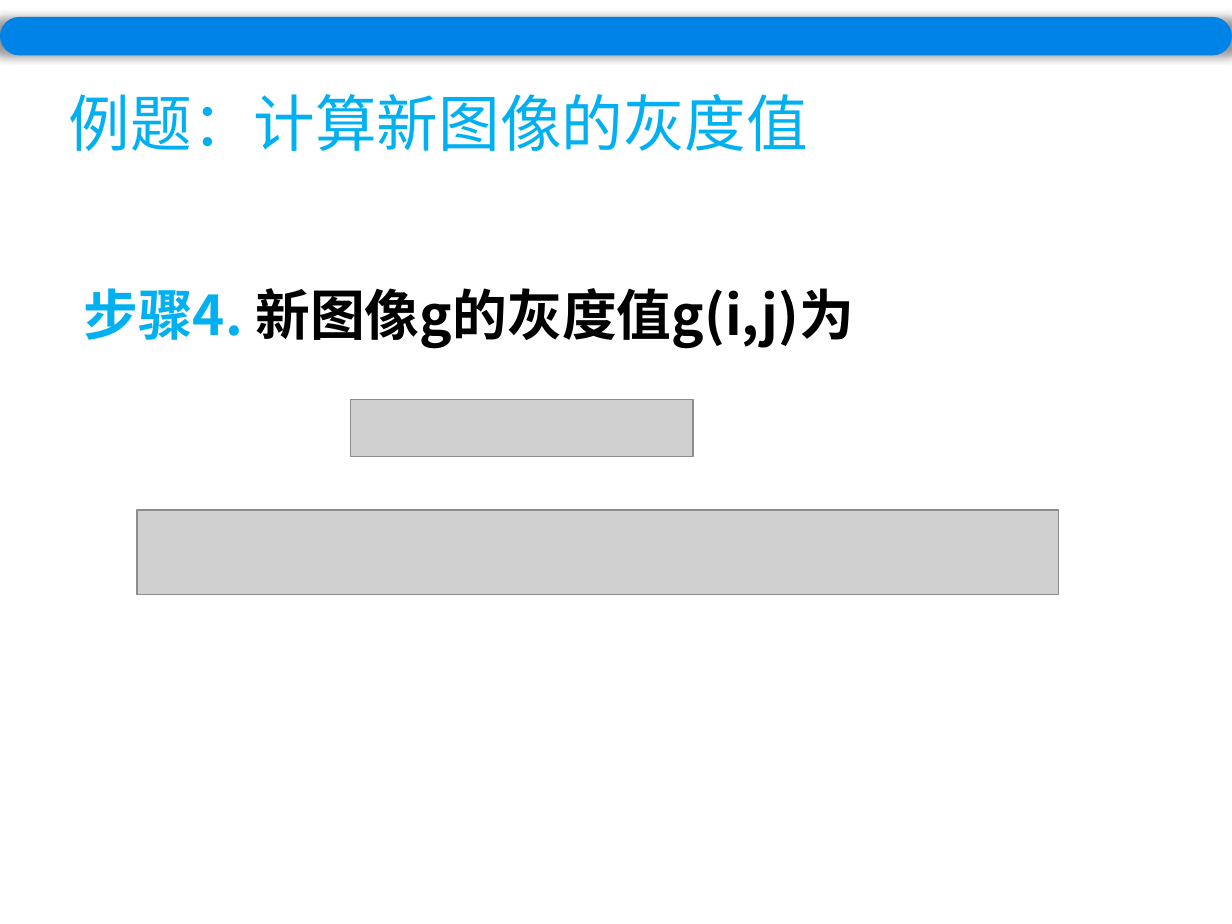
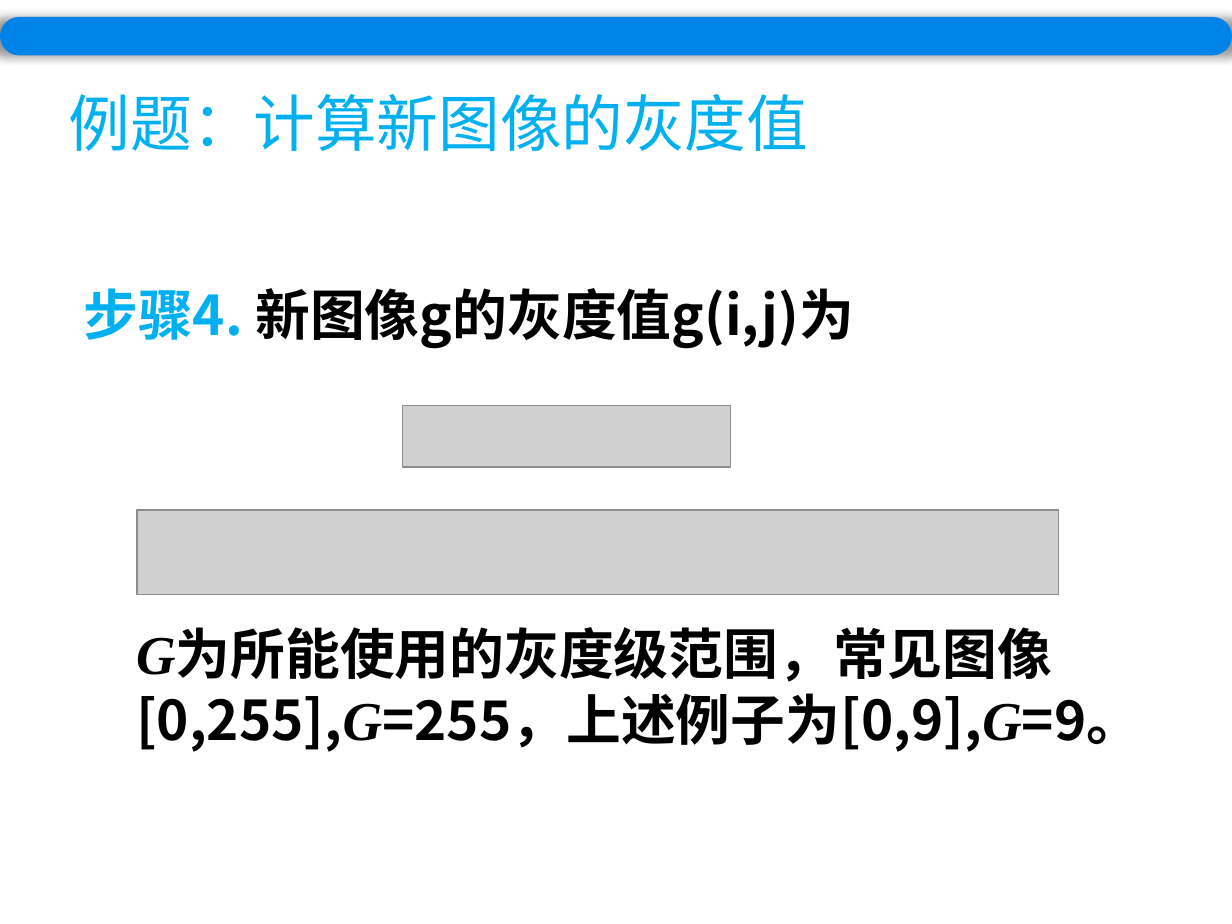
Before and after one commit to wuyirui/wuyirui.github.io, a slide deck: slide 36 of ppt/Chapter3.pptx (slide 28 before the commit). Drawn at 1232x924 pixels with LibreOffice and Linux fonts; fonts in the diff are those of the drawing; grey boxes stand for pictures. Boxes give left, top, right and bottom in pixels: in the first picture for what was removed or moved away, otherwise in the second. Text is boxed around its words. In the diff, an @@ line names an element or a change of style, - is before the commit and + after.

```diff
--- a/ppt/Chapter3.pptx
+++ b/ppt/Chapter3.pptx
@@ picture: place and size @@
-picture at <box>350,399,692,456</box>
+picture at <box>402,405,731,467</box>
@@ text added at <box>136,632,1141,752</box>, 32 pt, text #000000, bold @@
+G为所能使用的灰度级范围，常见图像[0,255],G=255，上述例子为[0,9],G=9。
```
Also in this commit, not shown: 4 other slides changed, 8 slides added, 11 other files.
